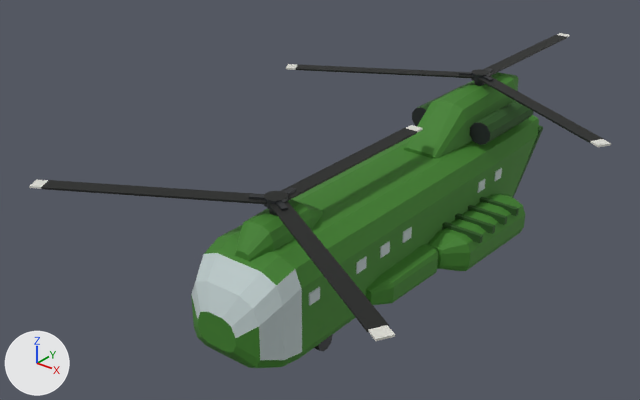
The glTF model resources/3d/jackal_chinook.glb, before and after one commit.
Before and after are seen from a 50 mm camera at (19.7, -29.5, 20.7) aimed at (-3.2, -0.8, 2.9). Arrows for +X, +Y and +Z are at lower left; the lights stay in place. The older version comes first. Vertices at exactly the same position are counted once.

Names of what the first picture shows: 'Chinook_Body'.
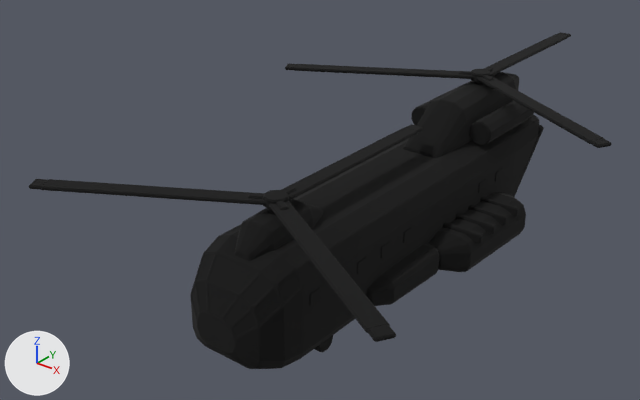
The change in detail:
Material 'C_Black' (mat_c_black) is new.
Its base color is (0.00913, 0.00913, 0.00802) (black #181816).
Its roughness is 0.9.
Material 'C_Contour' (mat_c_contour) is new.
Its base color is (0.0, 0.0, 0.0) (black #000000).
Its roughness is 1.0.
me_chinook_body is used by ob_chinook_body; location (0.0, 0.0, 0.0).
me_chinook_body had 924 vertices, 1588 faces and spanned x -8.4..8.4, y -12.4..17.1, z 0.0..7.6.
me_chinook_body now has 5124 vertices, 9728 faces and spans x -8.4..8.4, y -12.4..17.1, z 0.0..7.6.
me_chinook_body part 1: 48 vertices moved within x -7.6..7.6, y -12.2..17.1, z 0.5..7.4; 14 vertices removed from x -1.9..1.9, y -10.8..9.6, z 1.0..6.8; 4214 vertices added at x -8.4..8.4, y -12.4..17.1, z 0.0..7.6.
me_chinook_body part 2: 5 faces spanning x -2.2..2.2, y -10.3..-8.6, z 1.3..4.0 switch from mat_c_glass (light grey #becccc) to mat_c_body (green #3e8028).
me_chinook_body gains material mat_c_black (black #181816).
me_chinook_body gains material mat_c_contour (black #000000).

Location of each change, [x1, y1, x2, y2] in pixels of the pictures (640 x 400 px):
'Chinook_Body', reshaped
    before: [29, 33, 611, 368]
    after: [29, 32, 612, 369]
part 1 of me_chinook_body, built on
    before: [29, 37, 596, 368]
    after: [29, 32, 612, 369]
part 2 of me_chinook_body, recoloured
    before: [283, 289, 302, 360]
